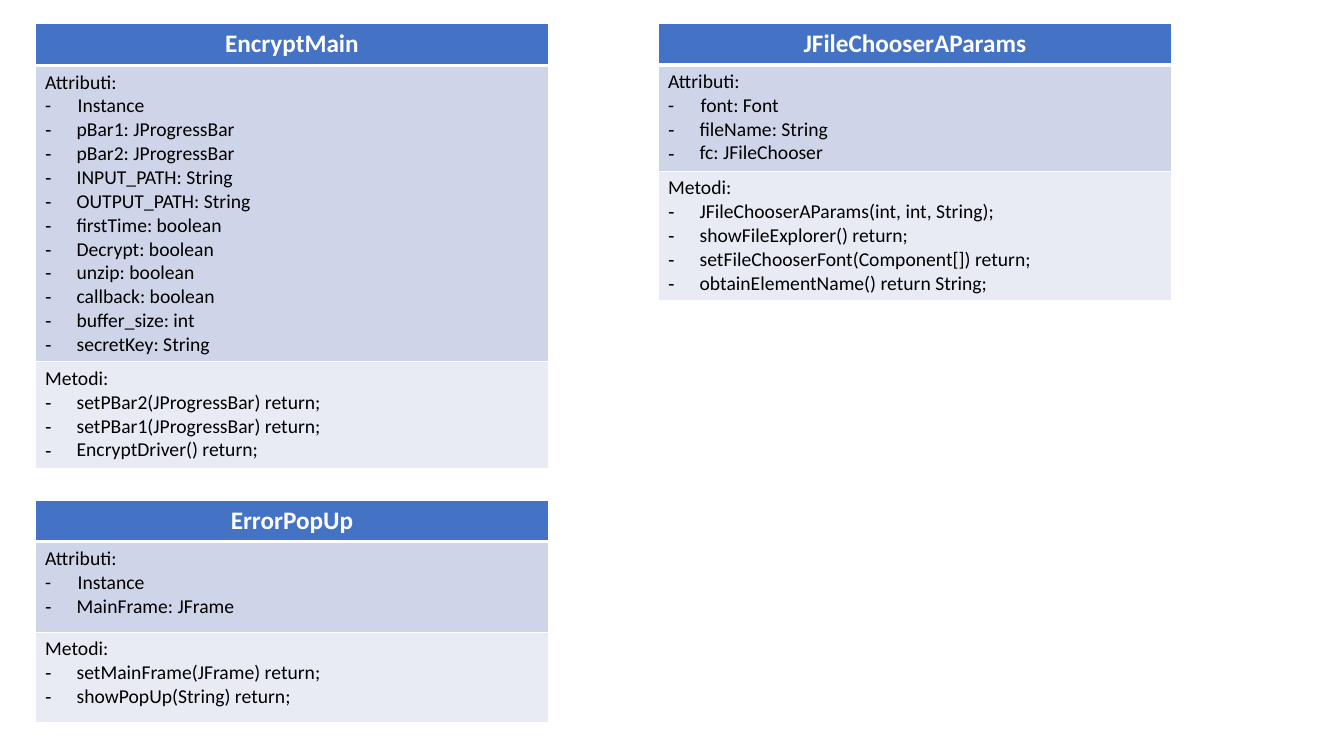
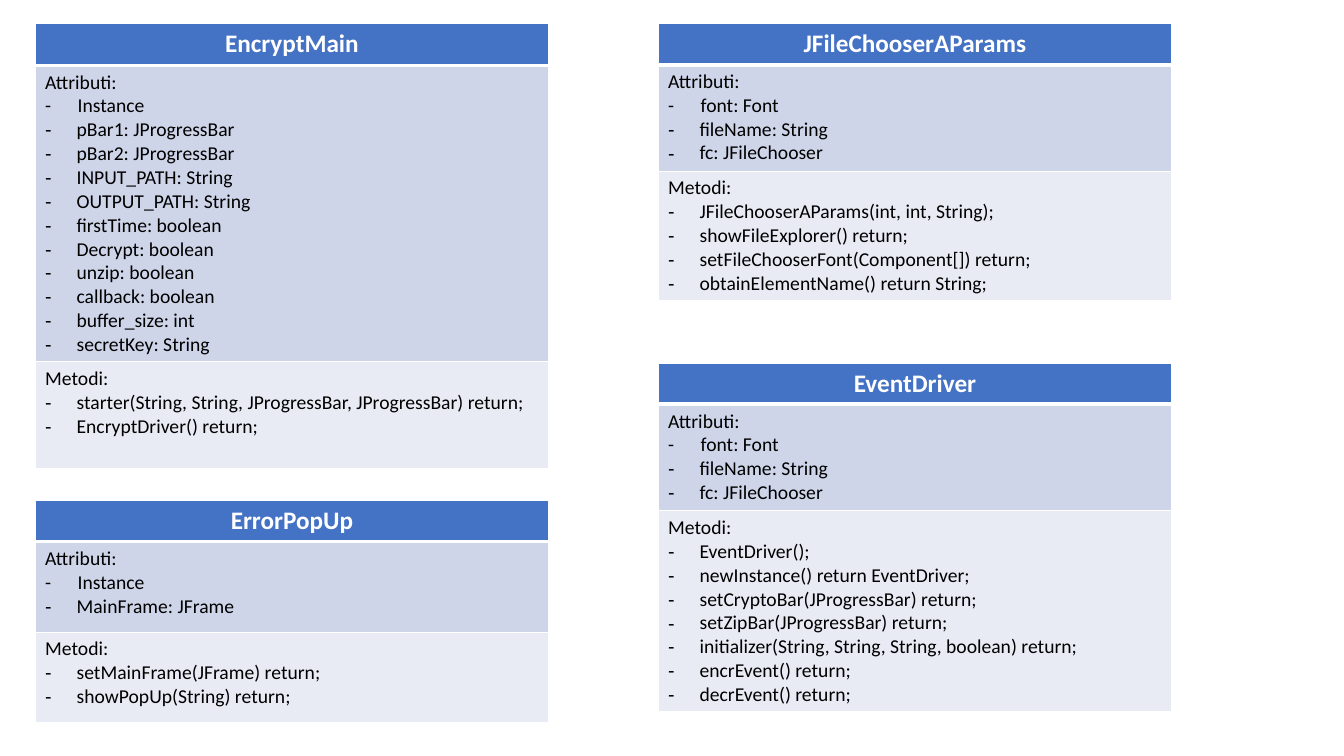
Before and after one commit to Allen35/SecureD, a slide deck: slide 3 of Documentation/Class diagram.pptx. Drawn at 1344x756 pixels with LibreOffice and Linux fonts; fonts in the diff are those of the drawing. Boxes give left, top, right and bottom in pixels: in the first picture for what was removed or moved away, otherwise in the second. Text is boxed around its words. In the diff, an @@ line names an element or a change of style, - is before the commit and + after.

```diff
--- a/Documentation/Class diagram.pptx
+++ b/Documentation/Class diagram.pptx
@@ table at [35,24,549,465] @@
-row 3, column 1: Metodi: / setPBar2(JProgressBar) return; / setPBar1(JProgressBar) return; / EncryptDriver() return;
+row 3, column 1: Metodi: / starter(String, String, JProgressBar, JProgressBar) return; / EncryptDriver() return;
@@ table added at [658,364,1173,709], 3 rows, 1 columns @@
+EventDriver
+Attributi: / - font: Font / fileName: String / fc: JFileChooser
+Metodi: / EventDriver(); / newInstance() return EventDriver; / setCryptoBar(JProgressBar) return; / setZipBar(JProgressBar) return; / initializer(String, String, String, boolean) return; / encrEvent() return; / decrEvent() return;
```
Also in this commit, not shown: 3 other slides changed, 1 slide added, 25 other files.
